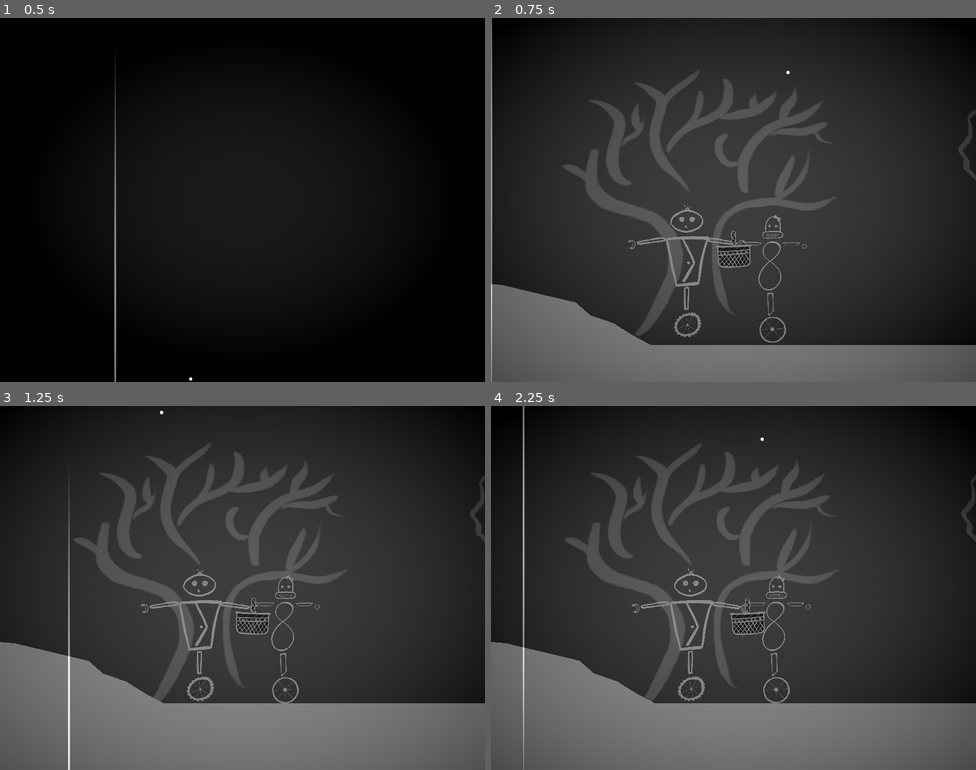
Above: before the commit, frames 1-4 (two rows, left to right).
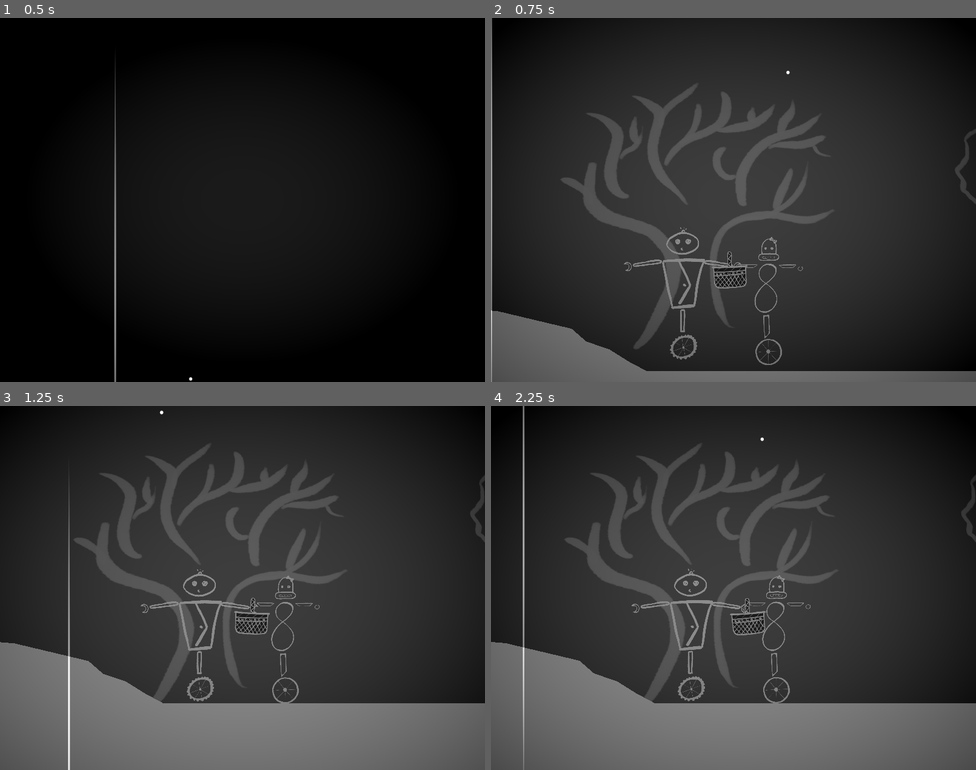
Above: after the commit, the same moments.

Repository: tombuben/KrehkeRobotickeSpoje
Game: Godot game, scene res://main_menu.tscn
Same seed, same stepped clock (60 frames per second), same inputs: the game is played once before the commit and once after it. Video files are missing from this copy of the repository; at most half a second of black plays in their place.
Inputs:
- Up to frame 1 (0.5 s): no input
- Up to frame 2 (0.75 s): hold D (Player1Right) from 0.53 s (still down); tap K (Player2Down) at 0.6 s
- Up to frame 3 (1.25 s): keep holding D (Player1Right)
- Up to frame 4 (2.25 s): release D (Player1Right) at 1.28 s; hold S (Player1Down) 1.28-2.03 s; tap J (Player2Left) at 1.35 s; hold D (Player1Right) from 2.03 s (still down); tap L (Player2Right) at 2.1 s

Frame 1 is identical in both runs. In frame 2, 17% of the frame differs, in the area x 0-100%, y 14-97%; in frame 3, 0.4%; in frame 4, 0.2%.

Commit message:
intro video

Diff:
--- /dev/null
+++ b/IntroVideo.gd
@@ -0,0 +1,15 @@
+extends Node2D
+
+
+# Called when the node enters the scene tree for the first time.
+func _ready():
+	pass # Replace with function body.
+
+
+# Called every frame. 'delta' is the elapsed time since the previous frame.
+func _process(delta):
+	pass
+
+
+func _on_video_stream_player_finished():
+	get_tree().change_scene_to_file("res://level_1.tscn")
--- a/IntroVideo.tscn
+++ b/IntroVideo.tscn
@@ -1,17 +1,38 @@
-[gd_scene load_steps=2 format=3 uid="uid://ct3486jxjxl0w"]
+[gd_scene load_steps=5 format=3 uid="uid://ct3486jxjxl0w"]
 
-[ext_resource type="VideoStream" path="res://art/sample_640x360.ogv" id="1_s4ula"]
+[ext_resource type="Script" path="res://IntroVideo.gd" id="1_0fpwk"]
+[ext_resource type="VideoStream" path="res://art/videa/intro.ogv" id="2_1my2o"]
+[ext_resource type="Shader" path="res://old_movie.gdshader" id="3_yw1p1"]
+
+[sub_resource type="ShaderMaterial" id="ShaderMaterial_rxgsc"]
+shader = ExtResource("3_yw1p1")
+shader_parameter/projector_power = 0.2
+shader_parameter/vignette_param = 1.0
 
 [node name="IntroVideo" type="Node2D"]
+script = ExtResource("1_0fpwk")
 
 [node name="VideoStreamPlayer" type="VideoStreamPlayer" parent="."]
 anchors_preset = 15
 anchor_right = 1.0
 anchor_bottom = 1.0
-offset_right = 800.0
+offset_left = -133.333
+offset_right = 933.334
 offset_bottom = 600.0
 grow_horizontal = 2
 grow_vertical = 2
-stream = ExtResource("1_s4ula")
+stream = ExtResource("2_1my2o")
 autoplay = true
 expand = true
+
+[node name="CanvasLayer" type="CanvasLayer" parent="."]
+
+[node name="ColorRect" type="ColorRect" parent="CanvasLayer"]
+material = SubResource("ShaderMaterial_rxgsc")
+anchors_preset = 15
+anchor_right = 1.0
+anchor_bottom = 1.0
+grow_horizontal = 2
+grow_vertical = 2
+
+[connection signal="finished" from="VideoStreamPlayer" to="." method="_on_video_stream_player_finished"]
--- a/main_menu.gd
+++ b/main_menu.gd
@@ -11,4 +11,4 @@
 	pass
 
 func _input(event):
-	get_tree().change_scene_to_file("res://level_1.tscn")
+	get_tree().change_scene_to_file("res://IntroVideo.tscn")
--- a/project.godot
+++ b/project.godot
@@ -23,6 +23,7 @@
 
 window/size/viewport_width=800
 window/size/viewport_height=600
+window/stretch/mode="viewport"
 
 [input]
 
Not shown, added: art/videa/intro.ogv
